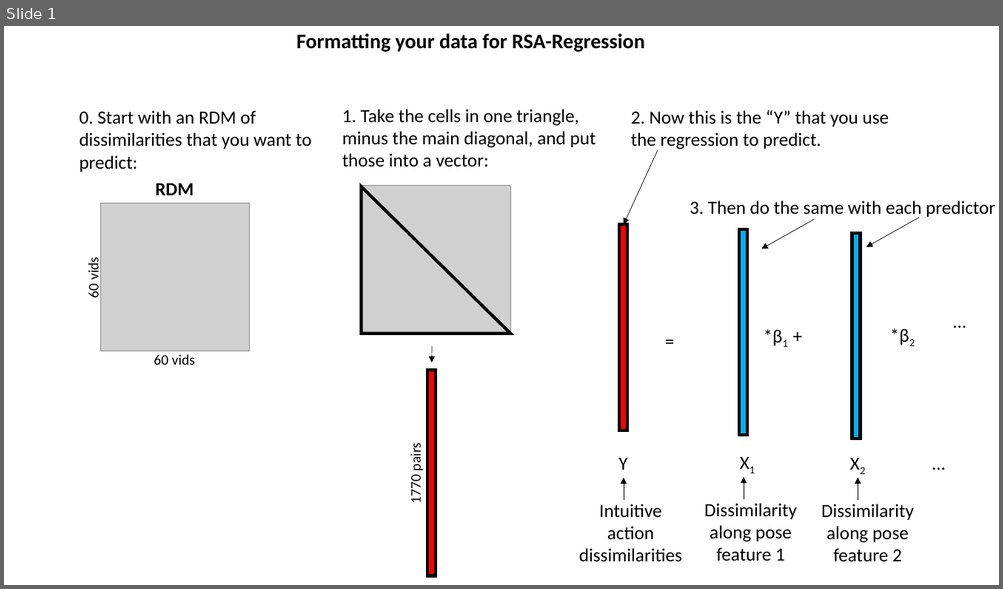
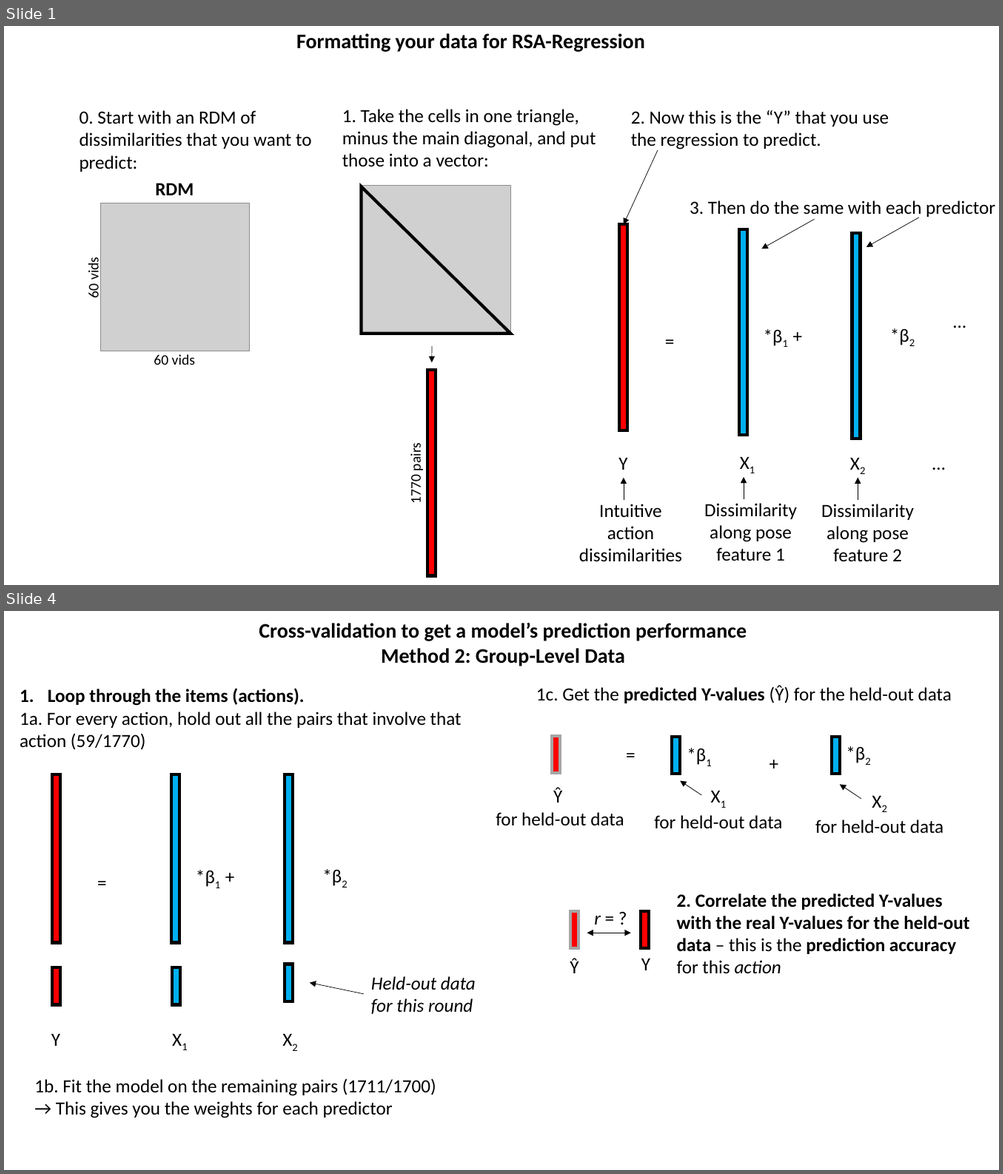
Before and after one commit to xilin2/vision-openpose-video, a slide deck: Explainers/RSA-Regression.pptx. Shown one above the other, each under a label of ours: slide 1 before the commit, slides 1 and 4 after it; the slides between them are not shown. The pictures are 1003x589 and 1003x1174 pixels, drawn with LibreOffice and Linux fonts; fonts in the diff are those of the drawing; grey boxes stand for pictures. Boxes give left, top, right and bottom in pixels: in the first picture for what was removed or moved away, otherwise in the second. Text is boxed around its words. In the diff, an @@ line names an element or a change of style, - is before the commit and + after.

```diff
--- a/Explainers/RSA-Regression.pptx
+++ b/Explainers/RSA-Regression.pptx
@@ slide 4 added at [4, 611, 999, 1170], background #FFFFFF @@
@@ text added at [259, 623, 746, 667], 20 pt, text #000000, bold @@
+Cross-validation to get a model’s prediction performance
+Method 2: Group-Level Data
@@ text added at [20, 688, 461, 750], 18 pt, text #000000 @@
+1. Loop through the items (actions).
+1a. For every action, hold out all the pairs that involve that action (59/1770)
@@ text added at [536, 685, 951, 703], 18 pt, text #000000 @@
+1c. Get the predicted Y-values (Ŷ) for the held-out data
@@ rectangle added at [552, 735, 560, 773], fill #FF0000, outline #A6A6A6 3 pt @@
@@ text added at [619, 739, 643, 769], 18 pt, text #000000 @@
+=
@@ rectangle added at [671, 737, 680, 775], fill #00B0F0, outline #000000 3 pt @@
@@ text added at [679, 739, 726, 769], 18 pt, text #000000 @@
+*β1
@@ rectangle added at [831, 737, 839, 775], fill #00B0F0, outline #000000 3 pt @@
@@ text added at [838, 738, 879, 768], 18 pt, text #000000 @@
+*β2
@@ text added at [762, 748, 787, 777], 18 pt, text #000000 @@
++
@@ group added at [51, 775, 356, 1054]: 6 texts, 3 rectangles @@
+Y
+=
+X1
+X2
+*β1 +
+*β2
@@ text added at [495, 788, 623, 826], 18 pt, text #000000 @@
+Ŷ
+for held-out data
@@ arrow added from (702, 795) to (680, 781), #000000 0.5 pt @@
@@ arrow added from (861, 799) to (839, 784), #000000 0.5 pt @@
@@ text added at [654, 815, 782, 829], 18 pt, text #000000 @@
+X1
+for held-out data
@@ text added at [815, 820, 943, 834], 18 pt, text #000000 @@
+X2
+for held-out data
@@ text added at [677, 894, 969, 974], 18 pt, text #000000, bold @@
+2. Correlate the predicted Y-values with the real Y-values for the held-out data – this is the prediction accuracy for this action
@@ rectangle added at [570, 911, 578, 949], fill #FF0000, outline #A6A6A6 3 pt @@
@@ text added at [594, 916, 600, 925], 18 pt, text #000000 @@
+r = ?
@@ rectangle added at [640, 911, 649, 949], fill #FF0000, outline #000000 3 pt @@
@@ double arrow added from (586, 934) to (631, 934), #000000 0.5 pt @@
@@ rectangle added at [284, 965, 293, 1002], fill #00B0F0, outline #000000 3 pt @@
@@ text added at [569, 958, 578, 974], 18 pt, text #000000 @@
+Ŷ
@@ text added at [641, 958, 650, 971], 18 pt, text #000000 @@
+Y
@@ rectangle added at [52, 968, 60, 1005], fill #FF0000, outline #000000 3 pt @@
@@ rectangle added at [172, 968, 180, 1005], fill #00B0F0, outline #000000 3 pt @@
@@ arrow added from (364, 994) to (310, 983), #000000 0.5 pt @@
@@ text added at [371, 977, 475, 1014], 18 pt, text #000000, italic @@
+Held-out data for this round
@@ text added at [34, 1079, 436, 1119], 18 pt, text #000000 @@
+1b. Fit the model on the remaining pairs (1711/1700)
+→ This gives you the weights for each predictor
```
Also in this commit, not shown: 1 slide changed, 2 other slides added.
